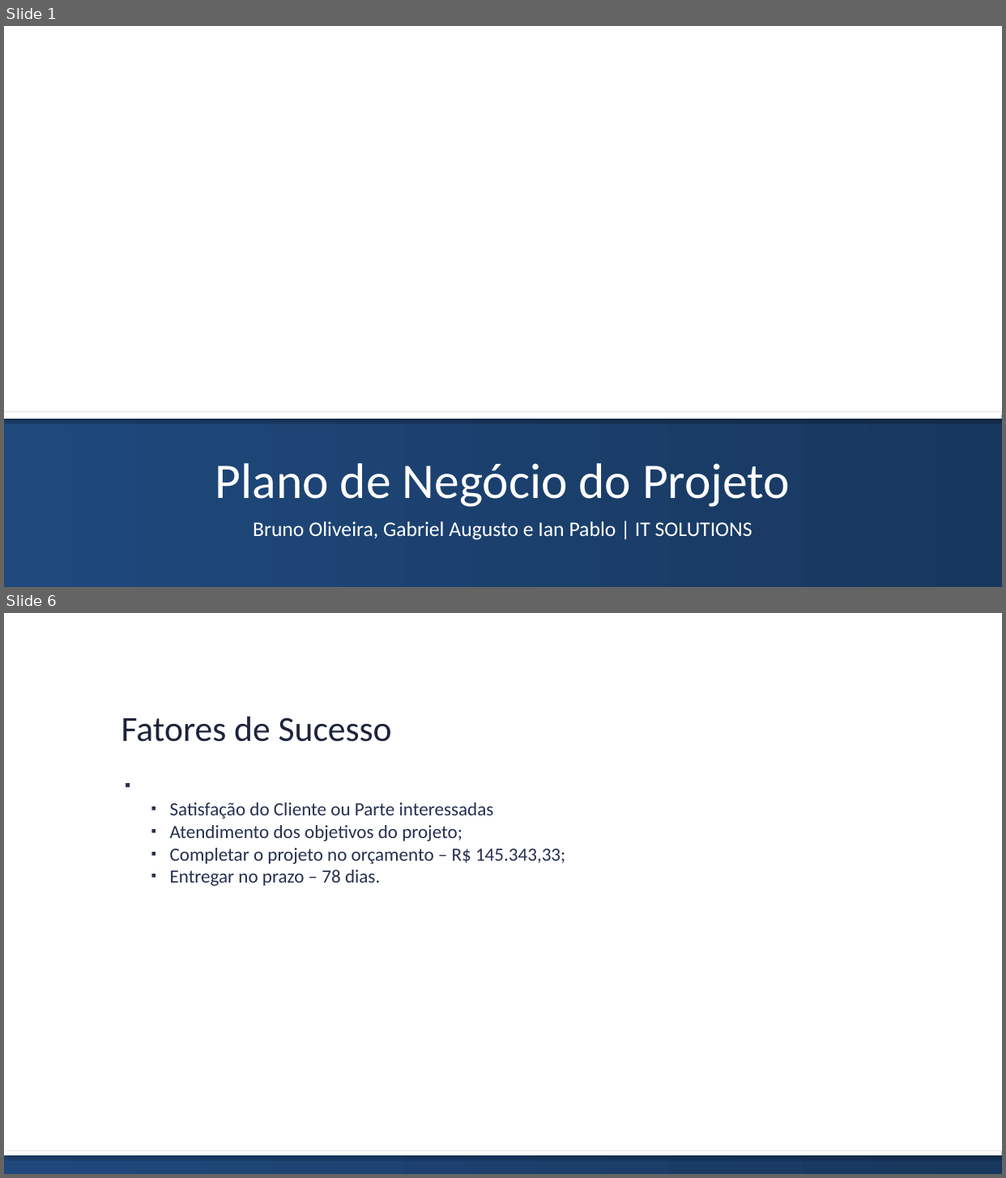
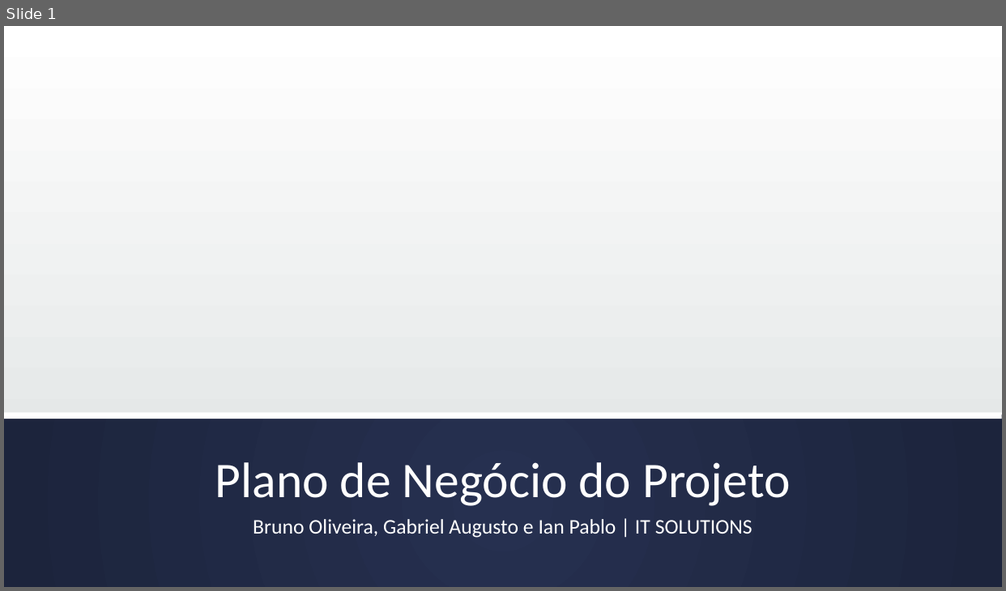
Before and after one commit to brunoedu/gestaoprojetos, a slide deck: Apresentação do projeto FINAL.pptx. Shown one above the other, each under a label of ours: slides 1 and 6 before the commit, slide 1 after it; the slides between them are not shown. The pictures are 1006x1178 and 1006x591 pixels, drawn with LibreOffice and Linux fonts; fonts in the diff are those of the drawing; background and template pictures are left out. Boxes give left, top, right and bottom in pixels: in the first picture for what was removed or moved away, otherwise in the second. Text is boxed around its words. In the diff, an @@ line names an element or a change of style, - is before the commit and + after.

```diff
--- a/Apresentação do projeto FINAL.pptx
+++ b/Apresentação do projeto FINAL.pptx
@@ slide 6 removed at (4,613,1002,1174), background #FFFFFF @@
@@ text removed at (121,716,392,742) @@
-Fatores de Sucesso
@@ text removed at (170,803,565,886) @@
-  ▪ Satisfação do Cliente ou Parte interessadas
-  ▪ Atendimento dos objetivos do projeto;
-  ▪ Completar o projeto no orçamento – R$ 145.343,33;
-  ▪ Entregar no prazo – 78 dias.
@@ rectangle removed at (4,1152,1002,1174) @@
@@ rectangle removed at (4,1152,1002,1156) @@
@@ slide 1 changed as well @@
@@ background #FFFFFF to gradient #FFFFFF to #E5E8E8 to #CDD2D2 @@
@@ rectangle at (4,413,1002,419): shadow off @@
@@ rectangle at (4,416,1002,587): fill gradient #1F497D to #17375E to gradient #263050 to #1D243C @@
@@ title "Plano de Negócio do Projeto" at (215,463,790,506): line spacing 1 to 0.9 @@
@@ subtitle "Bruno Oliveira, Gabriel Augusto e ..." at (253,519,752,538): line spacing 1 to 0.9 @@
```
Also in this commit, not shown: 12 other slides changed, 3 slides added, 2 other slides removed.
